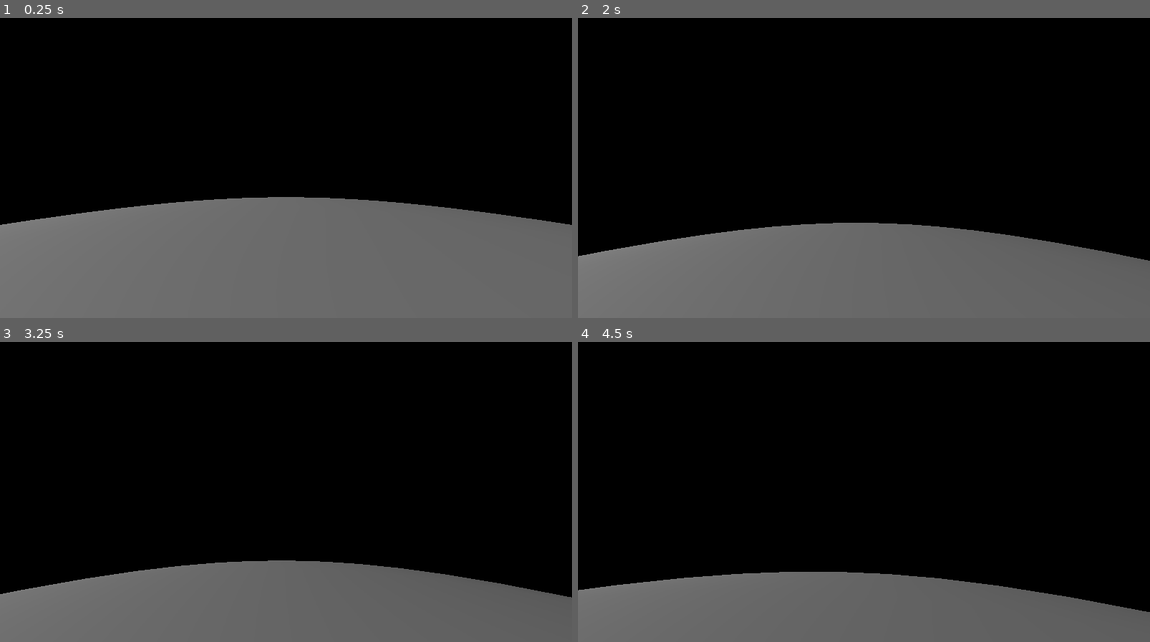
Above: before the commit, frames 1-4 (two rows, left to right).
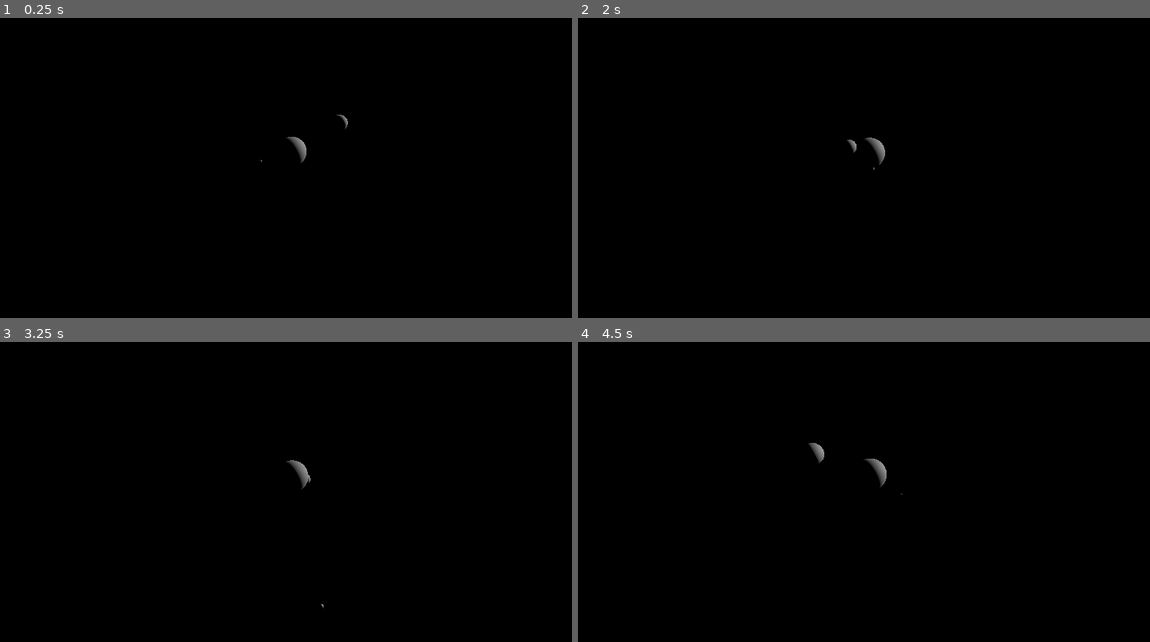
Above: after the commit, the same moments.

Repository: StepanPotiienko/Astroneet
Game: Godot game, scene res://main.tscn
The game is run twice, just before and just after one commit, with the same random seed, the same clock (stepped at 60 frames per second) and the same inputs.
Inputs (mouse positions are in pixels of both pictures, inside the frame that each line leads up to):
- Up to frame 1 (0.25 s): no input
- Up to frame 2 (2 s): tap Enter (ui_accept) at 0.5, 0.77, 1.52 s; move the mouse to (892, 156) at 0.52 s; hold E 0.53-1.28 s; hold W (forward) from 0.53 s (still down); tap Q at 0.8, 1.35 s; move the mouse to (835, 159) at 1.27 s; tap E at 1.55 s
- Up to frame 3 (3.25 s): keep holding W (forward); move the mouse to (297, 477) at 2.02 s; hold Shift (shfit) 2.03-2.78 s; tap Q at 2.3 s; move the mouse to (280, 486) at 2.77 s; tap E at 2.85 s; tap Enter (ui_accept) at 3.02 s
- Up to frame 4 (4.5 s): keep holding W (forward); move the mouse to (904, 486) at 3.52 s; hold Q 3.53-4.28 s; tap Enter (ui_accept) at 3.77 s; move the mouse to (818, 477) at 4.27 s; tap E at 4.35 s

The runs differ from the first frame. In frame 1, 37% of the frame differs, in the area x 0-100%, y 32-100%; in frame 2, 28%; in frame 3, 23%; in frame 4, 20%.

Commit message:
Implemented simple star system with planets orbiting it. It is still not as good as I want it to be.

Diff:
--- /dev/null
+++ b/free_look_camera.gd
@@ -0,0 +1,45 @@
+#Copyright © 2022 Marc Nahr: https://github.com/MarcPhi/godot-free-look-camera
+extends Camera3D
+
+@export_range(0, 10, 0.01) var sensitivity : float = 3
+@export_range(0, 1000, 0.1) var default_velocity : float = 5
+@export_range(0, 10, 0.01) var speed_scale : float = 1.17
+@export_range(1, 100, 0.1) var boost_speed_multiplier : float = 3.0
+@export var max_speed : float = 1000
+@export var min_speed : float = 0.2
+
+@onready var _velocity = default_velocity
+
+func _input(event):
+	if not current:
+		return
+
+	if Input.get_mouse_mode() == Input.MOUSE_MODE_CAPTURED:
+		if event is InputEventMouseMotion:
+			rotation.y -= event.relative.x / 1000 * sensitivity
+			rotation.x -= event.relative.y / 1000 * sensitivity
+			rotation.x = clamp(rotation.x, PI/-2, PI/2)
+
+	if event is InputEventMouseButton:
+		match event.button_index:
+			MOUSE_BUTTON_RIGHT:
+				Input.set_mouse_mode(Input.MOUSE_MODE_CAPTURED if event.pressed else Input.MOUSE_MODE_VISIBLE)
+			MOUSE_BUTTON_WHEEL_UP: # increase fly velocity
+				_velocity = clamp(_velocity * speed_scale, min_speed, max_speed)
+			MOUSE_BUTTON_WHEEL_DOWN: # decrease fly velocity
+				_velocity = clamp(_velocity / speed_scale, min_speed, max_speed)
+
+func _process(delta):
+	if not current:
+		return
+
+	var direction = Vector3(
+		float(Input.is_physical_key_pressed(KEY_D)) - float(Input.is_physical_key_pressed(KEY_A)),
+		float(Input.is_physical_key_pressed(KEY_E)) - float(Input.is_physical_key_pressed(KEY_Q)),
+		float(Input.is_physical_key_pressed(KEY_S)) - float(Input.is_physical_key_pressed(KEY_W))
+	).normalized()
+
+	if Input.is_physical_key_pressed(KEY_SHIFT): # boost
+		translate(direction * _velocity * delta * boost_speed_multiplier)
+	else:
+		translate(direction * _velocity * delta)
--- /dev/null
+++ b/main.gd
@@ -0,0 +1,56 @@
+extends Node3D
+
+
+@onready var celestial_bodies := []
+
+
+const G: float = 6.67e3
+
+
+func _ready():
+	for i in get_children():
+		if i is RigidBody3D:
+			celestial_bodies.append(i)
+
+
+func _physics_process(delta):
+	for body1 in celestial_bodies:
+		for body2 in celestial_bodies:
+			if body1 != body2:
+				orbit(delta, body1, body2)
+
+
+func pow_vector(vec: Vector3, to: float):
+	vec.x *= to
+	vec.y *= to
+	vec.z *= to
+
+	return Vector3(vec.x, vec.y, vec.z).normalized()
+
+"""
+
+For planet to be static (not moving on its orbit), it has to satisfy following equation:
+	|F_a|=|F_G|, where F_a is force that is pushing the planet closer to the centre of the system,
+	and F_G is a gravitational force.
+	By simplifying, we've got:
+		GM-v^2=-m,
+		where G is a gravitational constant, M is the mass of the star, v is an orbital velocity of the planet,
+		and m is the planet's mass.
+	By now the planet should be static, yet we have to figure out how to move it.
+
+"""
+
+func orbit(delta, body1, body2):
+	var gravitational_force = (body2.global_transform.origin - body1.global_transform.origin).normalized() \
+	* G * body1.mass * body2.mass \
+	/ pow((body2.global_transform.origin.distance_to(body1.global_transform.origin)), 2)
+
+	var starting_point = Vector3(-251, 0, 0)
+
+	# v = x-x0/t
+	var velocity: Vector3 = body1.global_transform.origin - starting_point / 1
+
+	var central_force = body1.mass * pow_vector(velocity, 2) \
+	/ (body1.global_transform.origin - starting_point).x
+
+	body1.apply_central_impulse(central_force + gravitational_force * delta)
--- a/main.tscn
+++ b/main.tscn
@@ -1,14 +1,7 @@
-[gd_scene load_steps=8 format=3 uid="uid://bqgwmrtts76g8"]
+[gd_scene load_steps=7 format=3 uid="uid://bqgwmrtts76g8"]
 
-[ext_resource type="Script" path="res://player.gd" id="1_s27v7"]
-
-[sub_resource type="CapsuleShape3D" id="CapsuleShape3D_1invi"]
-
-[sub_resource type="CapsuleMesh" id="CapsuleMesh_nmoue"]
-
-[sub_resource type="SphereShape3D" id="SphereShape3D_2ai6r"]
-
-[sub_resource type="SphereMesh" id="SphereMesh_0s5nb"]
+[ext_resource type="Script" path="res://main.gd" id="1_ehetx"]
+[ext_resource type="Script" path="res://free_look_camera.gd" id="2_np33a"]
 
 [sub_resource type="Sky" id="Sky_uvqmr"]
 
@@ -17,36 +10,59 @@
 sky = SubResource("Sky_uvqmr")
 volumetric_fog_density = 0.0079
 
+[sub_resource type="SphereMesh" id="SphereMesh_0ugvn"]
+
+[sub_resource type="SphereShape3D" id="SphereShape3D_d4y5r"]
+
 [node name="Node3D" type="Node3D"]
+script = ExtResource("1_ehetx")
 
 [node name="DirectionalLight3D" type="DirectionalLight3D" parent="."]
 transform = Transform3D(-0.545085, -0.0558859, -0.836516, -0.685295, -0.545085, 0.482963, -0.482963, 0.836516, 0.258819, -3.9038, 2.05009, 5)
 light_energy = 1.045
 light_volumetric_fog_energy = 4.717
 
-[node name="CharacterBody3D" type="CharacterBody3D" parent="."]
-transform = Transform3D(1, 0, 0, 0, 1, 0, 0, 0, 1, 0, 100.95, 0)
-script = ExtResource("1_s27v7")
-
-[node name="CollisionShape3D" type="CollisionShape3D" parent="CharacterBody3D"]
-shape = SubResource("CapsuleShape3D_1invi")
-
-[node name="MeshInstance3D" type="MeshInstance3D" parent="CharacterBody3D/CollisionShape3D"]
-mesh = SubResource("CapsuleMesh_nmoue")
-
-[node name="Head" type="Node3D" parent="CharacterBody3D"]
-transform = Transform3D(1, 0, 0, 0, 1, 0, 0, 0, 1, 0, 0.8, 0)
-
-[node name="Camera3D" type="Camera3D" parent="CharacterBody3D/Head"]
-
-[node name="StaticBody3D" type="StaticBody3D" parent="."]
-transform = Transform3D(200, 0, 0, 0, 200, 0, 0, 0, 200, 0, 0, 0)
-
-[node name="CollisionShape3D" type="CollisionShape3D" parent="StaticBody3D"]
-shape = SubResource("SphereShape3D_2ai6r")
-
-[node name="MeshInstance3D" type="MeshInstance3D" parent="StaticBody3D/CollisionShape3D"]
-mesh = SubResource("SphereMesh_0s5nb")
-
 [node name="WorldEnvironment" type="WorldEnvironment" parent="."]
 environment = SubResource("Environment_ywjm1")
+
+[node name="Sun" type="RigidBody3D" parent="."]
+mass = 5000.0
+lock_rotation = true
+freeze = true
+
+[node name="MeshInstance3D" type="MeshInstance3D" parent="Sun"]
+transform = Transform3D(50, 0, 0, 0, 50, 0, 0, 0, 50, 0, 0, 0)
+mesh = SubResource("SphereMesh_0ugvn")
+
+[node name="CollisionShape3D" type="CollisionShape3D" parent="Sun"]
+transform = Transform3D(50, 0, 0, 0, 50, 0, 0, 0, 50, 0, 0, 0)
+shape = SubResource("SphereShape3D_d4y5r")
+
+[node name="RigidBody3D2" type="RigidBody3D" parent="."]
+transform = Transform3D(1, 0, 0, 0, 1, 0, 0, 0, 1, 285.479, -75.5487, 153.395)
+mass = 200.0
+
+[node name="MeshInstance3D" type="MeshInstance3D" parent="RigidBody3D2"]
+transform = Transform3D(5, 0, 0, 0, 5, 0, 0, 0, 5, 0, 0, 0)
+mesh = SubResource("SphereMesh_0ugvn")
+
+[node name="CollisionShape3D" type="CollisionShape3D" parent="RigidBody3D2"]
+transform = Transform3D(5, 0, 0, 0, 5, 0, 0, 0, 5, 0, 0, 0)
+shape = SubResource("SphereShape3D_d4y5r")
+
+[node name="RigidBody3D3" type="RigidBody3D" parent="."]
+transform = Transform3D(1, 0, 0, 0, 1, 0, 0, 0, 1, -112.833, -26.1563, 153.395)
+mass = 400.0
+
+[node name="MeshInstance3D" type="MeshInstance3D" parent="RigidBody3D3"]
+transform = Transform3D(20, 0, 0, 0, 20, 0, 0, 0, 20, 0, 0, 0)
+mesh = SubResource("SphereMesh_0ugvn")
+
+[node name="CollisionShape3D" type="CollisionShape3D" parent="RigidBody3D3"]
+transform = Transform3D(20, 0, 0, 0, 20, 0, 0, 0, 20, 0, 0, 0)
+shape = SubResource("SphereShape3D_d4y5r")
+
+[node name="Camera3D" type="Camera3D" parent="."]
+transform = Transform3D(-1, 0, -8.74228e-08, 0, 1, 0, 8.74228e-08, 0, -1, 9.81474, -9.59988, -272.24)
+fov = 90.0
+script = ExtResource("2_np33a")
--- /dev/null
+++ b/player.tscn
@@ -0,0 +1,22 @@
+[gd_scene load_steps=4 format=3 uid="uid://bufosyq5qvj51"]
+
+[ext_resource type="Script" path="res://player.gd" id="1_3rqvx"]
+
+[sub_resource type="CapsuleShape3D" id="CapsuleShape3D_1invi"]
+
+[sub_resource type="CapsuleMesh" id="CapsuleMesh_nmoue"]
+
+[node name="Player" type="CharacterBody3D"]
+transform = Transform3D(1, 0, 0, 0, 1, 0, 0, 0, 1, 0, 14.1935, 0)
+script = ExtResource("1_3rqvx")
+
+[node name="CollisionShape3D" type="CollisionShape3D" parent="."]
+shape = SubResource("CapsuleShape3D_1invi")
+
+[node name="MeshInstance3D" type="MeshInstance3D" parent="CollisionShape3D"]
+mesh = SubResource("CapsuleMesh_nmoue")
+
+[node name="Head" type="Node3D" parent="."]
+transform = Transform3D(1, 0, 0, 0, 1, 0, 0, 0, 1, 0, 0.8, 0)
+
+[node name="Camera3D" type="Camera3D" parent="Head"]
--- a/project.godot
+++ b/project.godot
@@ -42,3 +42,7 @@
 "events": [Object(InputEventKey,"resource_local_to_scene":false,"resource_name":"","device":-1,"window_id":0,"alt_press …(182 unchanged characters)…
 ]
 }
+
+[physics]
+
+3d/default_gravity=0.0
Not shown, added: LICENSE
Not shown, added: README.md
